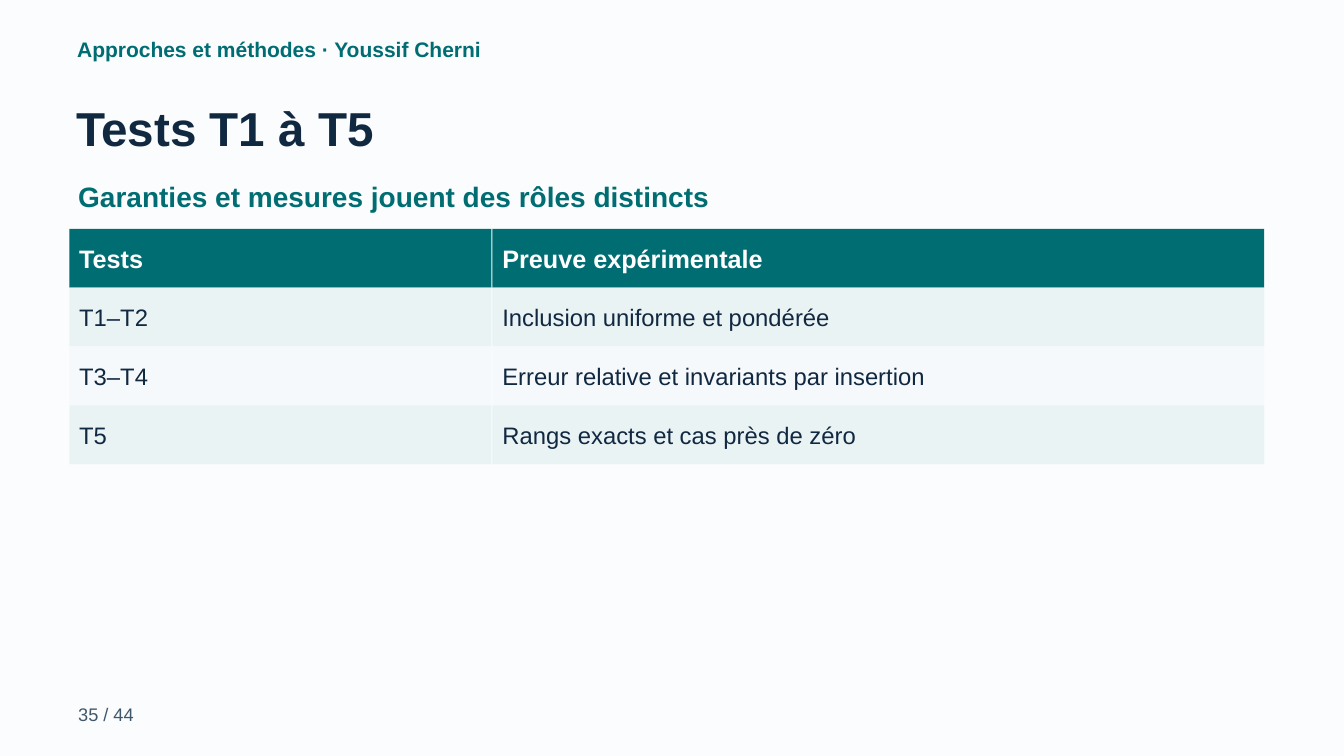
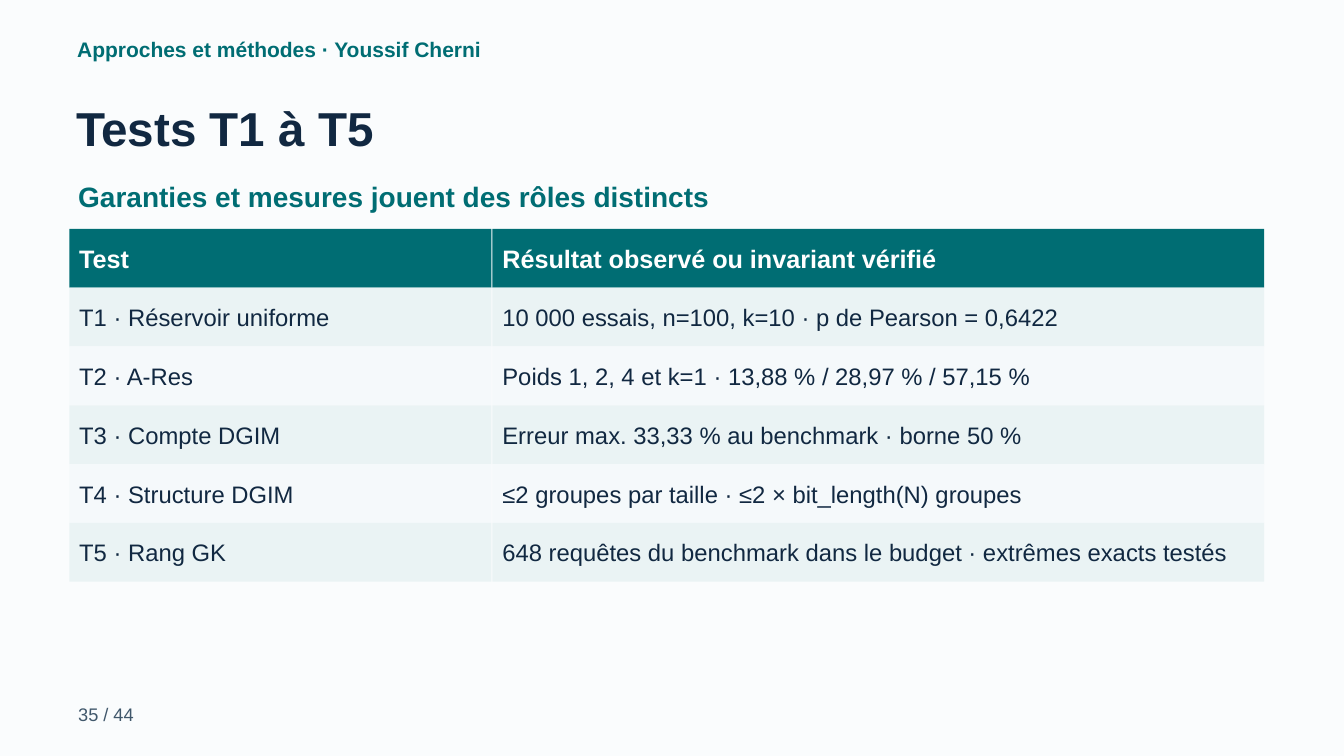
Before and after one commit to cherniyoussef-max/data-stream-mining-, a slide deck: slide 35 of presentation/Data_Stream_Mining_Final_Anime.pptx. Drawn at 1344x756 pixels with LibreOffice and Linux fonts; fonts in the diff are those of the drawing. Boxes give left, top, right and bottom in pixels: in the first picture for what was removed or moved away, otherwise in the second. Text is boxed around its words. In the diff, an @@ line names an element or a change of style, - is before the commit and + after.

```diff
--- a/presentation/Data_Stream_Mining_Final_Anime.pptx
+++ b/presentation/Data_Stream_Mining_Final_Anime.pptx
@@ text in rectangle at (x1=79, y1=250, x2=129, y2=269): text changed @@
-Tests
+Test
@@ text in rectangle at (x1=502, y1=249, x2=936, y2=269): text changed @@
-Preuve expérimentale
+Résultat observé ou invariant vérifié
@@ text in rectangle at (x1=79, y1=308, x2=330, y2=327): text changed @@
-T1–T2
+T1 · Réservoir uniforme
@@ text in rectangle at (x1=502, y1=308, x2=1058, y2=331): text changed @@
-Inclusion uniforme et pondérée
+10 000 essais, n=100, k=10 · p de Pearson = 0,6422
@@ rectangle added at (x1=70, y1=347, x2=492, y2=405), fill #F5F9FB, 17 pt, text #112841 @@
+T2 · A-Res
@@ text in rectangle at (x1=502, y1=367, x2=1002, y2=388): text changed @@
-Erreur relative et invariants par insertion
+Poids 1, 2, 4 et k=1 · 13,88 % / 28,97 % / 57,15 %
@@ rectangle "T3 · Compte DGIM" moved from (x1=70, y1=347, x2=492, y2=405) to (x1=70, y1=405, x2=492, y2=464) @@
@@ rectangle "T3 · Compte DGIM" at (x1=70, y1=405, x2=492, y2=464): fill #F5F9FB to #EAF3F4 @@
@@ text in rectangle at (x1=79, y1=427, x2=280, y2=449): text changed @@
-T3–T4
+T3 · Compte DGIM
@@ text in rectangle at (x1=502, y1=426, x2=993, y2=447): text changed @@
-Rangs exacts et cas près de zéro
+Erreur max. 33,33 % au benchmark · borne 50 %
@@ rectangle added at (x1=70, y1=464, x2=492, y2=522), fill #F5F9FB, 17 pt, text #112841 @@
+T4 · Structure DGIM
@@ rectangle added at (x1=493, y1=464, x2=1265, y2=522), fill #F5F9FB, 17 pt, text #112841 @@
+≤2 groupes par taille · ≤2 × bit_length(N) groupes
@@ rectangle "T5 · Rang GK" moved from (x1=70, y1=405, x2=492, y2=464) to (x1=70, y1=523, x2=492, y2=582) @@
@@ rectangle added at (x1=493, y1=523, x2=1265, y2=582), fill #EAF3F4, 17 pt, text #112841 @@
+648 requêtes du benchmark dans le budget · extrêmes exacts testés
@@ text in rectangle at (x1=79, y1=544, x2=226, y2=566): text changed @@
-T5
+T5 · Rang GK
```
Also in this commit, not shown: 14 other slides changed, 34 other files.
